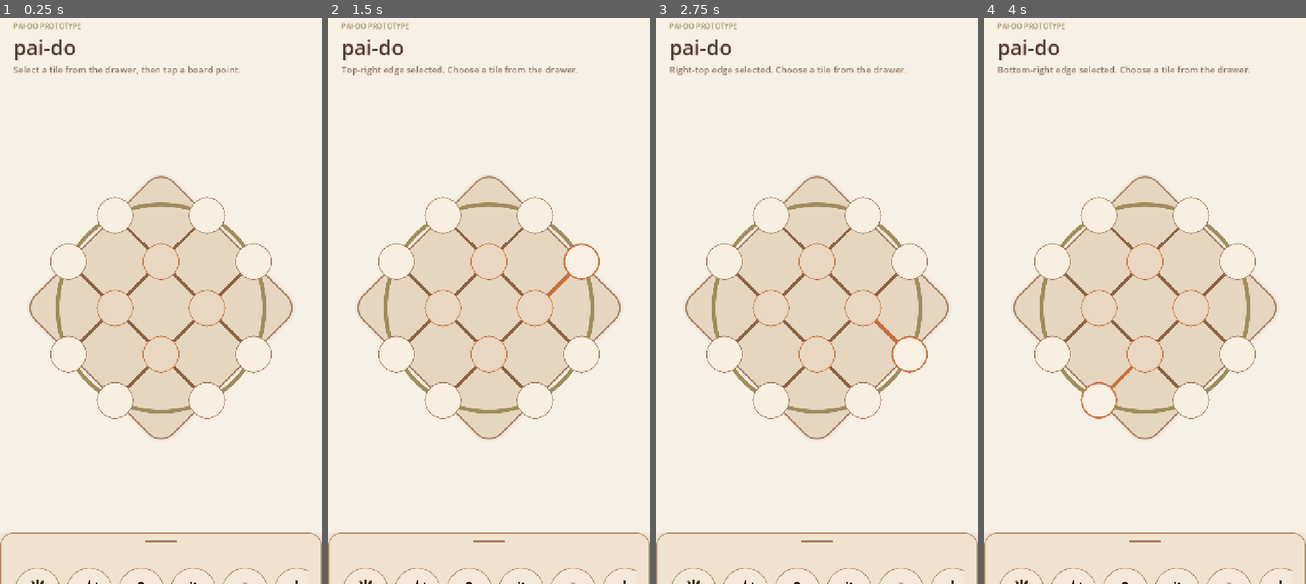
Above: before the commit, frames 1-4 (left to right).
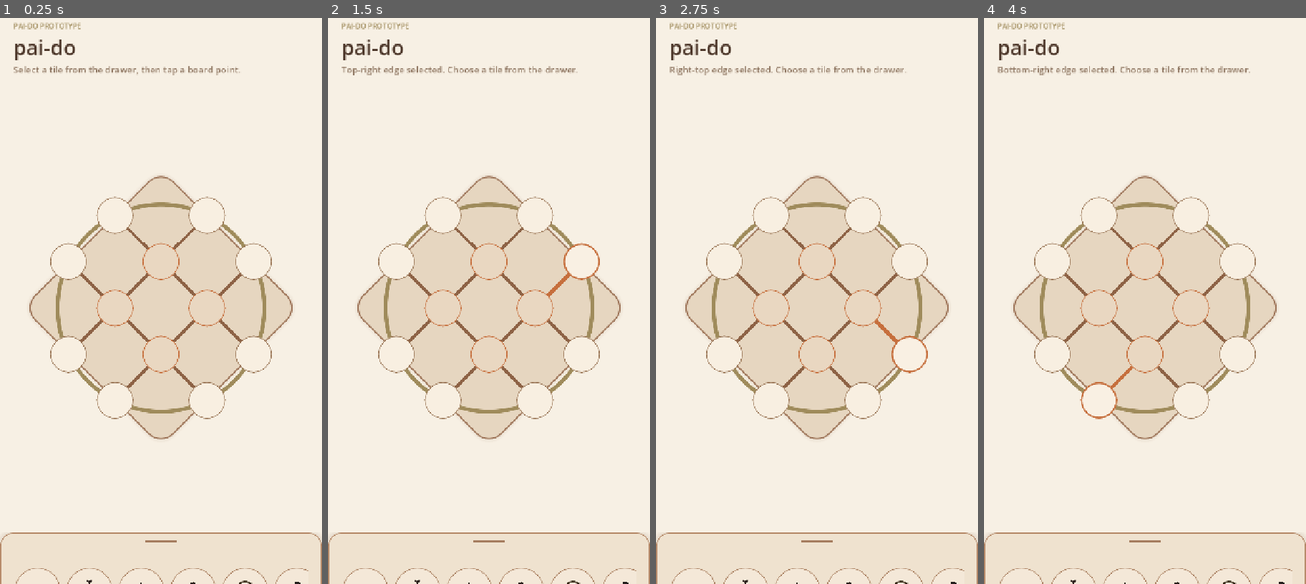
Above: after the commit, the same moments.

Repository: ZacharyEllison/games
Game: Godot game, scene res://scenes/main.tscn
Two runs of this game, one before a commit and one after it. Both use one fixed random seed, a clock stepped at 60 frames per second and the inputs below.
Inputs (mouse positions are in pixels of both pictures, inside the frame that each line leads up to):
- Up to frame 1 (0.25 s): no input
- Up to frame 2 (1.5 s): click (534, 216) at 0.52 s; click (582, 261) at 1.27 s
- Up to frame 3 (2.75 s): click (910, 351) at 2.02 s
- Up to frame 4 (4 s): click (1190, 402) at 2.77 s; click (1099, 402) at 3.52 s

The runs differ from the first frame. In frame 1, less than 0.1% of the frame differs, in the area x 9-94%, y 99-100%; in frame 2, less than 0.1%; in frame 3, less than 0.1%; in frame 4, less than 0.1%.

Commit message:
Add board view and vector ring scene files; update token glyph drawing functions

Diff:
--- a/rhombus_board_proto/scenes/main.gd
+++ b/rhombus_board_proto/scenes/main.gd
@@ -78,18 +78,15 @@
 
 func _build_data() -> void:
 	tile_defs = [
-		{"id": "sunburst", "name": "Sunburst", "code": "SB", "accent": Color("c9923d")},
-		{"id": "starwheel", "name": "Starwheel", "code": "SW", "accent": Color("b97a45")},
-		{"id": "petal", "name": "Petal", "code": "PT", "accent": Color("b65f4e")},
-		{"id": "lotus", "name": "Lotus", "code": "LT", "accent": Color("a96d58")},
-		{"id": "harp", "name": "Harp", "code": "HP", "accent": Color("8d7a4e")},
-		{"id": "crest", "name": "Crest", "code": "CR", "accent": Color("7f8a5f")},
-		{"id": "ring", "name": "Ring", "code": "RG", "accent": Color("9b6b4f")},
-		{"id": "wheel", "name": "Wheel", "code": "WH", "accent": Color("8c6b39")},
-		{"id": "grain", "name": "Grain", "code": "GN", "accent": Color("b7a06a")},
-		{"id": "sail", "name": "Sail", "code": "SL", "accent": Color("8d7867")},
-		{"id": "rosette", "name": "Rosette", "code": "RS", "accent": Color("a85c48")},
-		{"id": "eclipse", "name": "Eclipse", "code": "EC", "accent": Color("7d6857")},
+		{"id": "lotus", "name": "Lotus", "code": "LT", "accent": Color("b46f58")},
+		{"id": "bell_flower", "name": "Bell Flower", "code": "BF", "accent": Color("9c7666")},
+		{"id": "lily", "name": "Lily", "code": "LY", "accent": Color("b79b7d")},
+		{"id": "temple", "name": "Temple", "code": "TP", "accent": Color("8c694f")},
+		{"id": "coin", "name": "Metal Coin", "code": "MC", "accent": Color("b28743")},
+		{"id": "road", "name": "Road", "code": "RD", "accent": Color("7c6d62")},
+		{"id": "sun", "name": "Sun", "code": "SN", "accent": Color("c98b33")},
+		{"id": "dhamma_wheel", "name": "Dhamma Wheel", "code": "DW", "accent": Color("9a5f2f")},
+		{"id": "moon", "name": "Moon", "code": "MN", "accent": Color("6e6a74")},
 	]
 
 	for index in range(tile_defs.size()):
--- a/rhombus_board_proto/scenes/token_glyph.gd
+++ b/rhombus_board_proto/scenes/token_glyph.gd
@@ -33,159 +33,126 @@
 		return
 
 	var center := size * 0.5
-	var radius := minf(size.x, size.y) * 0.34 * scale_bias
+	var radius := minf(size.x, size.y) * 0.33 * scale_bias
 	if radius <= 0.0:
 		return
 
 	match glyph_id:
-		"sunburst":
-			_draw_sunburst(center, radius)
-		"starwheel":
-			_draw_starwheel(center, radius)
-		"petal":
-			_draw_petal(center, radius)
 		"lotus":
 			_draw_lotus(center, radius)
-		"harp":
-			_draw_harp(center, radius)
-		"crest":
-			_draw_crest(center, radius)
-		"ring":
-			_draw_ring_token(center, radius)
-		"wheel":
-			_draw_wheel(center, radius)
-		"grain":
-			_draw_grain(center, radius)
-		"sail":
-			_draw_sail(center, radius)
-		"rosette":
-			_draw_rosette(center, radius)
-		"eclipse":
-			_draw_eclipse(center, radius)
-
-
-func _draw_sunburst(center: Vector2, radius: float) -> void:
-	var line_width := maxf(2.0, radius * 0.16)
-	for index in range(12):
-		var angle := TAU * float(index) / 12.0
-		var direction := Vector2.RIGHT.rotated(angle)
-		draw_line(center + direction * radius * 0.42, center + direction * radius, ink_color, line_width, true)
-	draw_circle(center, radius * 0.28, ink_color)
-
-
-func _draw_starwheel(center: Vector2, radius: float) -> void:
-	var points := PackedVector2Array()
-	for index in range(16):
-		var angle := TAU * float(index) / 16.0 - PI * 0.5
-		var point_radius := radius if index % 2 == 0 else radius * 0.45
-		points.append(center + Vector2.RIGHT.rotated(angle) * point_radius)
-	draw_colored_polygon(points, ink_color)
-
-
-func _draw_petal(center: Vector2, radius: float) -> void:
-	for index in range(5):
-		var angle := TAU * float(index) / 5.0 - PI * 0.5
-		var petal_center := center + Vector2.RIGHT.rotated(angle) * radius * 0.48
-		draw_circle(petal_center, radius * 0.34, ink_color)
-	draw_circle(center, radius * 0.22, ink_color)
+		"bell_flower":
+			_draw_bell_flower(center, radius)
+		"lily":
+			_draw_lily(center, radius)
+		"temple":
+			_draw_temple(center, radius)
+		"coin":
+			_draw_coin(center, radius)
+		"road":
+			_draw_road(center, radius)
+		"sun":
+			_draw_sun(center, radius)
+		"dhamma_wheel":
+			_draw_dhamma_wheel(center, radius)
+		"moon":
+			_draw_moon(center, radius)
 
 
 func _draw_lotus(center: Vector2, radius: float) -> void:
-	for index in range(6):
-		var angle := lerpf(-PI * 0.9, -PI * 0.1, float(index) / 5.0)
-		draw_colored_polygon(_petal_polygon(center, radius * 0.9, angle, radius * 0.32), ink_color)
-	for index in range(3):
-		var angle := lerpf(-PI * 0.76, -PI * 0.24, float(index) / 2.0)
-		draw_colored_polygon(_petal_polygon(center + Vector2(0.0, radius * 0.18), radius * 0.72, angle, radius * 0.24), ink_color)
+	draw_colored_polygon(_petal_polygon(center + Vector2(0.0, radius * 0.06), radius * 0.92, -PI * 0.5, radius * 0.2), ink_color)
+	draw_colored_polygon(_petal_polygon(center + Vector2(-radius * 0.24, radius * 0.16), radius * 0.74, -PI * 0.72, radius * 0.18), ink_color)
+	draw_colored_polygon(_petal_polygon(center + Vector2(radius * 0.24, radius * 0.16), radius * 0.74, -PI * 0.28, radius * 0.18), ink_color)
+	draw_colored_polygon(_petal_polygon(center + Vector2(-radius * 0.38, radius * 0.28), radius * 0.48, -PI * 0.8, radius * 0.14), ink_color)
+	draw_colored_polygon(_petal_polygon(center + Vector2(radius * 0.38, radius * 0.28), radius * 0.48, -PI * 0.2, radius * 0.14), ink_color)
+	draw_line(center + Vector2(-radius * 0.7, radius * 0.48), center + Vector2(radius * 0.7, radius * 0.48), ink_color, maxf(2.0, radius * 0.1), true)
 
 
-func _draw_harp(center: Vector2, radius: float) -> void:
-	var line_width := maxf(2.0, radius * 0.12)
-	draw_arc(center + Vector2(0.0, radius * 0.15), radius * 0.72, PI * 0.1, PI * 0.9, 24, ink_color, line_width, true)
-	draw_arc(center + Vector2(0.0, radius * 0.15), radius * 0.72, PI * 1.1, PI * 1.9, 24, ink_color, line_width, true)
-	draw_line(center + Vector2(-radius * 0.36, -radius * 0.05), center + Vector2(-radius * 0.1, -radius * 0.62), ink_color, line_width, true)
-	draw_line(center + Vector2(radius * 0.36, -radius * 0.05), center + Vector2(radius * 0.1, -radius * 0.62), ink_color, line_width, true)
-	for index in range(4):
-		var x := lerpf(-radius * 0.18, radius * 0.18, float(index) / 3.0)
-		draw_line(center + Vector2(x, -radius * 0.58), center + Vector2(x, -radius * 0.1), ink_color, maxf(1.5, radius * 0.07), true)
+func _draw_bell_flower(center: Vector2, radius: float) -> void:
+	var stroke := maxf(2.0, radius * 0.1)
+	draw_line(center + Vector2(0.0, -radius * 0.92), center + Vector2(0.0, -radius * 0.28), ink_color, stroke, true)
+	draw_arc(center + Vector2(0.0, -radius * 0.98), radius * 0.18, 0.0, PI, 18, ink_color, stroke * 0.75, true)
+	draw_colored_polygon(PackedVector2Array([
+		center + Vector2(-radius * 0.46, -radius * 0.18),
+		center + Vector2(radius * 0.46, -radius * 0.18),
+		center + Vector2(radius * 0.3, radius * 0.44),
+		center + Vector2(0.0, radius * 0.68),
+		center + Vector2(-radius * 0.3, radius * 0.44),
+	]), ink_color)
+	for x in [-0.26, 0.0, 0.26]:
+		draw_line(center + Vector2(radius * x, radius * 0.34), center + Vector2(radius * x, radius * 0.64), ink_color, stroke * 0.75, true)
 
 
-func _draw_crest(center: Vector2, radius: float) -> void:
-	var line_width := maxf(2.0, radius * 0.11)
-	draw_arc(center + Vector2(0.0, -radius * 0.18), radius * 0.58, PI * 0.1, PI * 0.9, 20, ink_color, line_width, true)
-	draw_arc(center + Vector2(0.0, radius * 0.16), radius * 0.54, PI * 1.1, PI * 1.9, 20, ink_color, line_width, true)
-	draw_circle(center + Vector2(0.0, -radius * 0.78), radius * 0.12, ink_color)
-	draw_line(center + Vector2(0.0, -radius * 0.66), center + Vector2(0.0, radius * 0.66), ink_color, line_width, true)
+func _draw_lily(center: Vector2, radius: float) -> void:
+	draw_colored_polygon(_petal_polygon(center + Vector2(0.0, radius * 0.1), radius * 0.98, -PI * 0.5, radius * 0.16), ink_color)
+	draw_colored_polygon(_petal_polygon(center + Vector2(-radius * 0.18, radius * 0.22), radius * 0.8, -PI * 0.78, radius * 0.14), ink_color)
+	draw_colored_polygon(_petal_polygon(center + Vector2(radius * 0.18, radius * 0.22), radius * 0.8, -PI * 0.22, radius * 0.14), ink_color)
+	var stroke := maxf(2.0, radius * 0.08)
+	draw_line(center + Vector2(-radius * 0.08, radius * 0.12), center + Vector2(-radius * 0.2, radius * 0.62), ink_color, stroke, true)
+	draw_line(center + Vector2(0.0, radius * 0.06), center + Vector2(0.0, radius * 0.66), ink_color, stroke, true)
+	draw_line(center + Vector2(radius * 0.08, radius * 0.12), center + Vector2(radius * 0.2, radius * 0.62), ink_color, stroke, true)
 
 
-func _draw_ring_token(center: Vector2, radius: float) -> void:
-	var line_width := maxf(2.0, radius * 0.12)
-	draw_arc(center, radius * 0.9, 0.0, TAU, 40, ink_color, line_width, true)
+func _draw_temple(center: Vector2, radius: float) -> void:
+	var stroke := maxf(2.0, radius * 0.1)
+	draw_colored_polygon(PackedVector2Array([
+		center + Vector2(0.0, -radius * 0.82),
+		center + Vector2(radius * 0.82, -radius * 0.28),
+		center + Vector2(-radius * 0.82, -radius * 0.28),
+	]), ink_color)
+	draw_rect(Rect2(center + Vector2(-radius * 0.74, -radius * 0.18), Vector2(radius * 1.48, radius * 0.12)), ink_color)
+	for x in [-0.42, -0.14, 0.14, 0.42]:
+		draw_rect(Rect2(center + Vector2(radius * x - radius * 0.08, -radius * 0.06), Vector2(radius * 0.16, radius * 0.7)), ink_color)
+	draw_rect(Rect2(center + Vector2(-radius * 0.86, radius * 0.66), Vector2(radius * 1.72, radius * 0.14)), ink_color)
+	draw_line(center + Vector2(-radius * 0.9, radius * 0.8), center + Vector2(radius * 0.9, radius * 0.8), ink_color, stroke, true)
+
+
+func _draw_coin(center: Vector2, radius: float) -> void:
+	var stroke := maxf(2.0, radius * 0.11)
+	draw_arc(center, radius * 0.84, 0.0, TAU, 48, ink_color, stroke, true)
+	draw_arc(center, radius * 0.52, 0.0, TAU, 40, ink_color, stroke * 0.9, true)
 	draw_rect(Rect2(center - Vector2.ONE * radius * 0.18, Vector2.ONE * radius * 0.36), ink_color)
 
 
-func _draw_wheel(center: Vector2, radius: float) -> void:
-	var line_width := maxf(2.0, radius * 0.11)
-	draw_arc(center, radius * 0.88, 0.0, TAU, 40, ink_color, line_width, true)
+func _draw_road(center: Vector2, radius: float) -> void:
+	draw_colored_polygon(PackedVector2Array([
+		center + Vector2(-radius * 0.74, radius * 0.82),
+		center + Vector2(-radius * 0.22, -radius * 0.82),
+		center + Vector2(radius * 0.22, -radius * 0.82),
+		center + Vector2(radius * 0.74, radius * 0.82),
+	]), ink_color)
+
+	var lane_color := Color.WHITE
+	var lane_width := maxf(2.0, radius * 0.12)
+	for offset in [-0.22, 0.22]:
+		draw_line(center + Vector2(radius * offset, -radius * 0.28), center + Vector2(radius * offset * 2.4, radius * 0.74), lane_color, lane_width, true)
+
+
+func _draw_sun(center: Vector2, radius: float) -> void:
+	var stroke := maxf(2.0, radius * 0.11)
 	for index in range(8):
 		var angle := TAU * float(index) / 8.0
 		var direction := Vector2.RIGHT.rotated(angle)
-		draw_line(center - direction * radius * 0.15, center + direction * radius * 0.85, ink_color, line_width, true)
-	draw_circle(center, radius * 0.14, ink_color)
+		draw_line(center + direction * radius * 0.48, center + direction * radius * 0.9, ink_color, stroke, true)
+	draw_arc(center, radius * 0.34, 0.0, TAU, 36, ink_color, stroke, true)
 
 
-func _draw_grain(center: Vector2, radius: float) -> void:
-	var line_width := maxf(2.0, radius * 0.09)
-	draw_arc(center + Vector2(-radius * 0.18, radius * 0.1), radius * 0.72, -PI * 0.2, PI * 0.52, 18, ink_color, line_width, true)
-	draw_arc(center + Vector2(radius * 0.18, radius * 0.14), radius * 0.72, -PI * 0.22, PI * 0.5, 18, ink_color, line_width, true)
-	for index in range(4):
-		var y := lerpf(-radius * 0.46, radius * 0.24, float(index) / 3.0)
-		draw_circle(center + Vector2(-radius * 0.12 + index * radius * 0.03, y), radius * 0.11, ink_color)
-		draw_circle(center + Vector2(radius * 0.18 + index * radius * 0.03, y + radius * 0.06), radius * 0.11, ink_color)
+func _draw_dhamma_wheel(center: Vector2, radius: float) -> void:
+	var stroke := maxf(2.0, radius * 0.1)
+	draw_arc(center, radius * 0.84, 0.0, TAU, 48, ink_color, stroke, true)
+	draw_arc(center, radius * 0.18, 0.0, TAU, 24, ink_color, stroke, true)
+	for index in range(8):
+		var angle := TAU * float(index) / 8.0
+		var direction := Vector2.RIGHT.rotated(angle)
+		draw_line(center + direction * radius * 0.2, center + direction * radius * 0.78, ink_color, stroke, true)
 
 
-func _draw_sail(center: Vector2, radius: float) -> void:
-	draw_colored_polygon(PackedVector2Array([
-		center + Vector2(0.0, -radius * 0.82),
-		center + Vector2(-radius * 0.58, radius * 0.38),
-		center + Vector2(0.0, radius * 0.26),
-	]), ink_color)
-	draw_colored_polygon(PackedVector2Array([
-		center + Vector2(0.0, -radius * 0.82),
-		center + Vector2(radius * 0.58, radius * 0.38),
-		center + Vector2(0.0, radius * 0.26),
-	]), ink_color)
-	draw_line(center + Vector2(-radius * 0.76, radius * 0.52), center + Vector2(radius * 0.76, radius * 0.52), ink_color, maxf(2.0, radius * 0.12), true)
+func _draw_moon(center: Vector2, radius: float) -> void:
+	draw_circle(center + Vector2(-radius * 0.08, 0.0), radius * 0.74, ink_color)
+	draw_circle(center + Vector2(radius * 0.28, -radius * 0.02), radius * 0.7, Color("f4e8d8"))
 
 
-func _draw_rosette(center: Vector2, radius: float) -> void:
-	for index in range(8):
-		var angle := TAU * float(index) / 8.0
-		var petal_center := center + Vector2.RIGHT.rotated(angle) * radius * 0.48
-		draw_circle(petal_center, radius * 0.26, ink_color)
-	draw_circle(center, radius * 0.26, ink_color)
-
-
-func _draw_eclipse(center: Vector2, radius: float) -> void:
-	draw_colored_polygon(_leaf_polygon(center + Vector2(-radius * 0.1, 0.0), Vector2(radius * 0.4, radius * 0.82), -PI * 0.5), ink_color)
-	draw_colored_polygon(_leaf_polygon(center + Vector2(radius * 0.1, 0.0), Vector2(radius * 0.4, radius * 0.82), PI * 0.5), ink_color)
-
-
-func _petal_polygon(center: Vector2, radius: float, angle: float, width: float) -> PackedVector2Array:
-	var tip := center + Vector2.RIGHT.rotated(angle) * radius
+func _petal_polygon(center: Vector2, length_radius: float, angle: float, width: float) -> PackedVector2Array:
+	var tip := center + Vector2.RIGHT.rotated(angle) * length_radius
 	var left := center + Vector2.RIGHT.rotated(angle + PI * 0.5) * width
 	var right := center + Vector2.RIGHT.rotated(angle - PI * 0.5) * width
 	return PackedVector2Array([center, left, tip, right])
-
-
-func _leaf_polygon(center: Vector2, extents: Vector2, angle: float) -> PackedVector2Array:
-	var points := PackedVector2Array()
-	for index in range(8):
-		var t := float(index) / 7.0
-		var offset := Vector2(sin(t * PI) * extents.x, lerpf(-extents.y, extents.y, t))
-		points.append(center + offset.rotated(angle))
-	for index in range(8):
-		var t := float(index) / 7.0
-		var offset := Vector2(-sin((1.0 - t) * PI) * extents.x, lerpf(extents.y, -extents.y, t))
-		points.append(center + offset.rotated(angle))
-	return points
Not shown, added: rhombus_board_proto/scenes/board_view.gd.uid
Not shown, added: rhombus_board_proto/scenes/vector_ring.gd.uid
